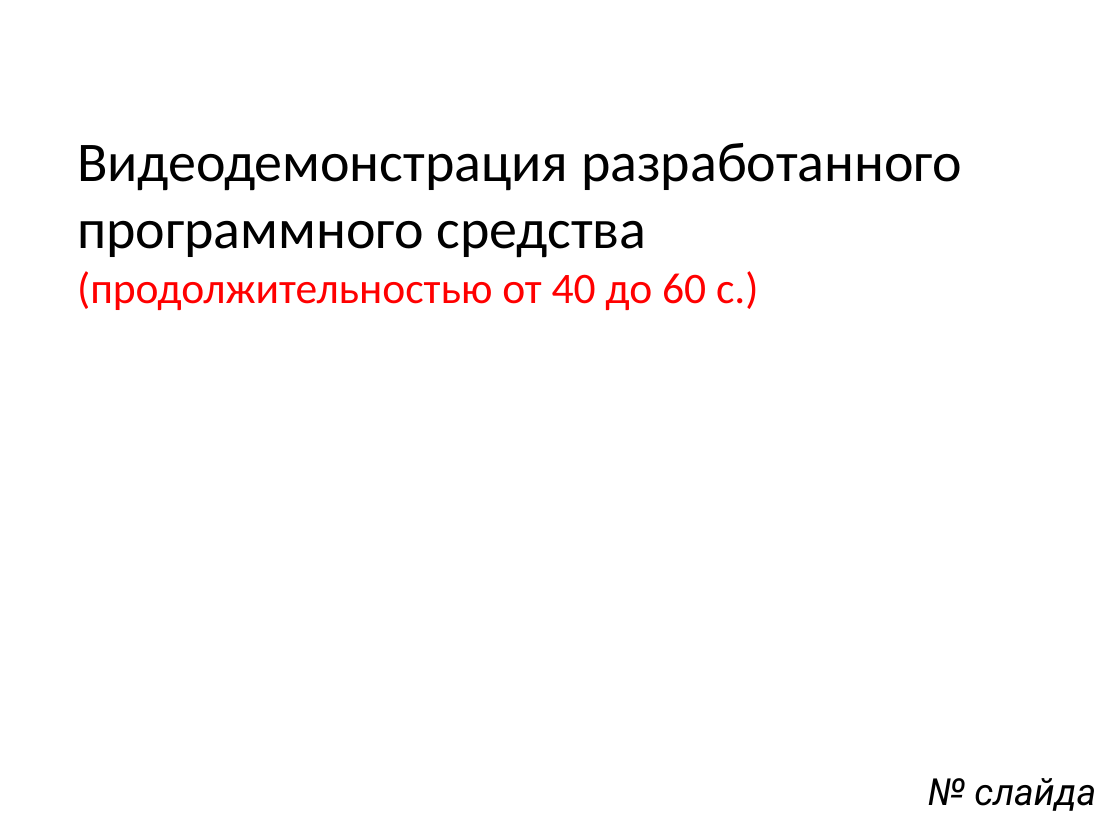
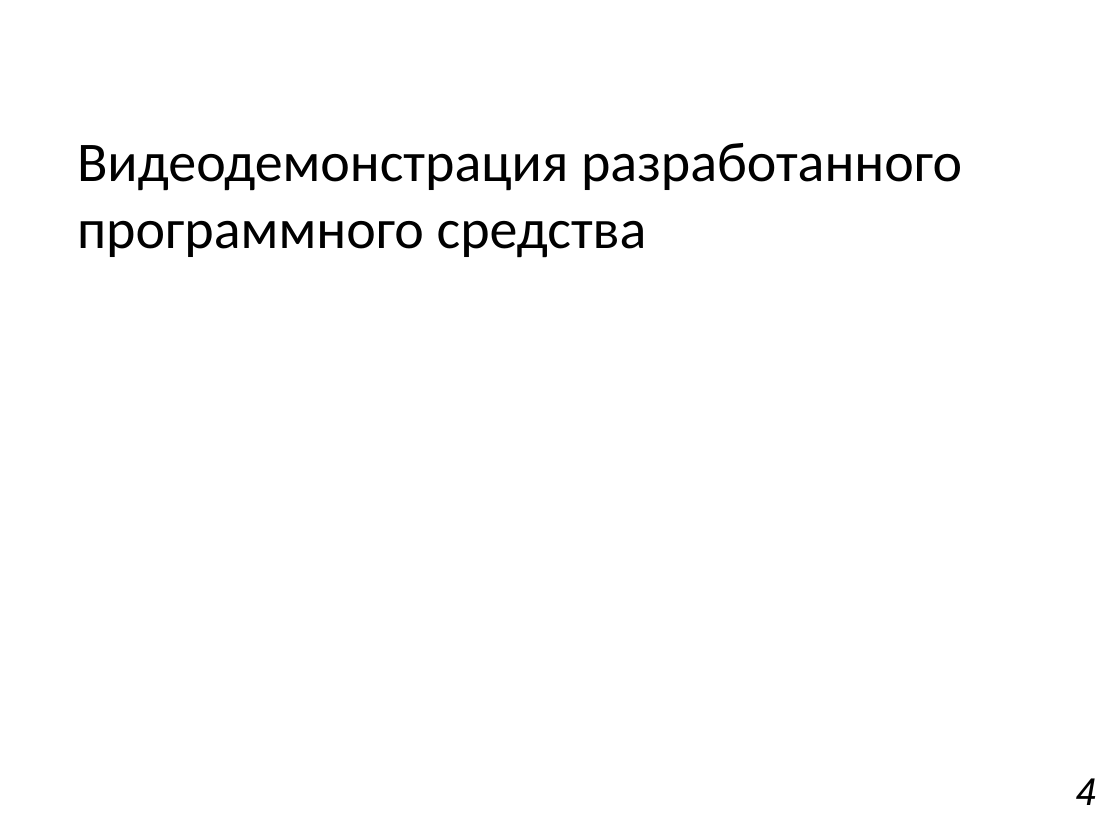
Before and after one commit to Vishota/diplom, a slide deck: slide 5 of презентация.pptx (slide 4 before the commit). Drawn at 1120x840 pixels with LibreOffice and Linux fonts; fonts in the diff are those of the drawing. Boxes give left, top, right and bottom in pixels: in the first picture for what was removed or moved away, otherwise in the second. Text is boxed around its words. In the diff, an @@ line names an element or a change of style, - is before the commit and + after.

```diff
--- a/презентация.pptx
+++ b/презентация.pptx
@@ text at (77, 271, 759, 310): paragraph removed @@
-(продолжительностью от 40 до 60 с.)
@@ text at (1076, 778, 1096, 805): text changed @@
-№ слайда
+4
```
Also in this commit, not shown: 5 other slides changed, 7 slides added, 11 slides removed, 6 other files.
